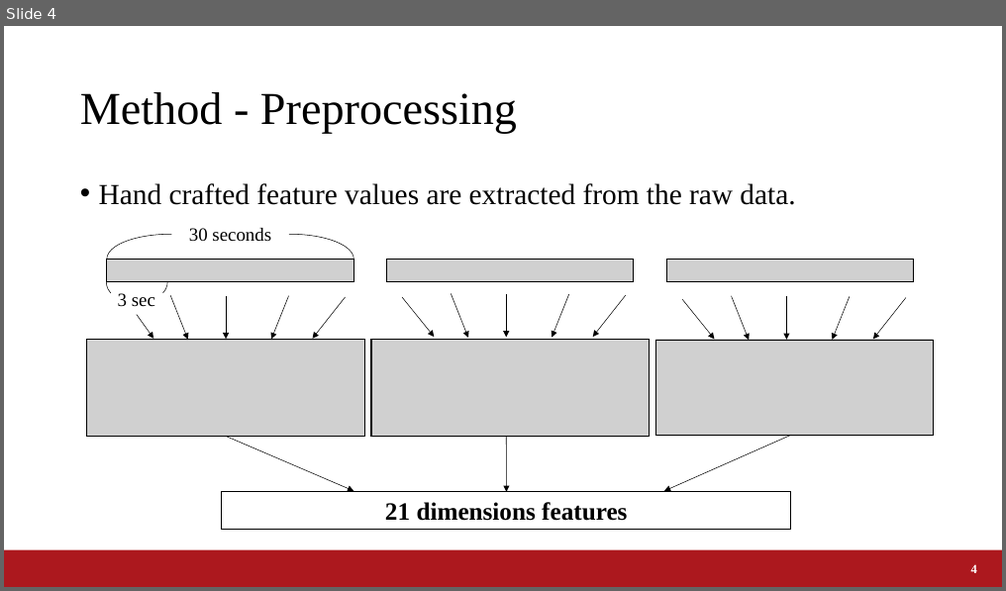
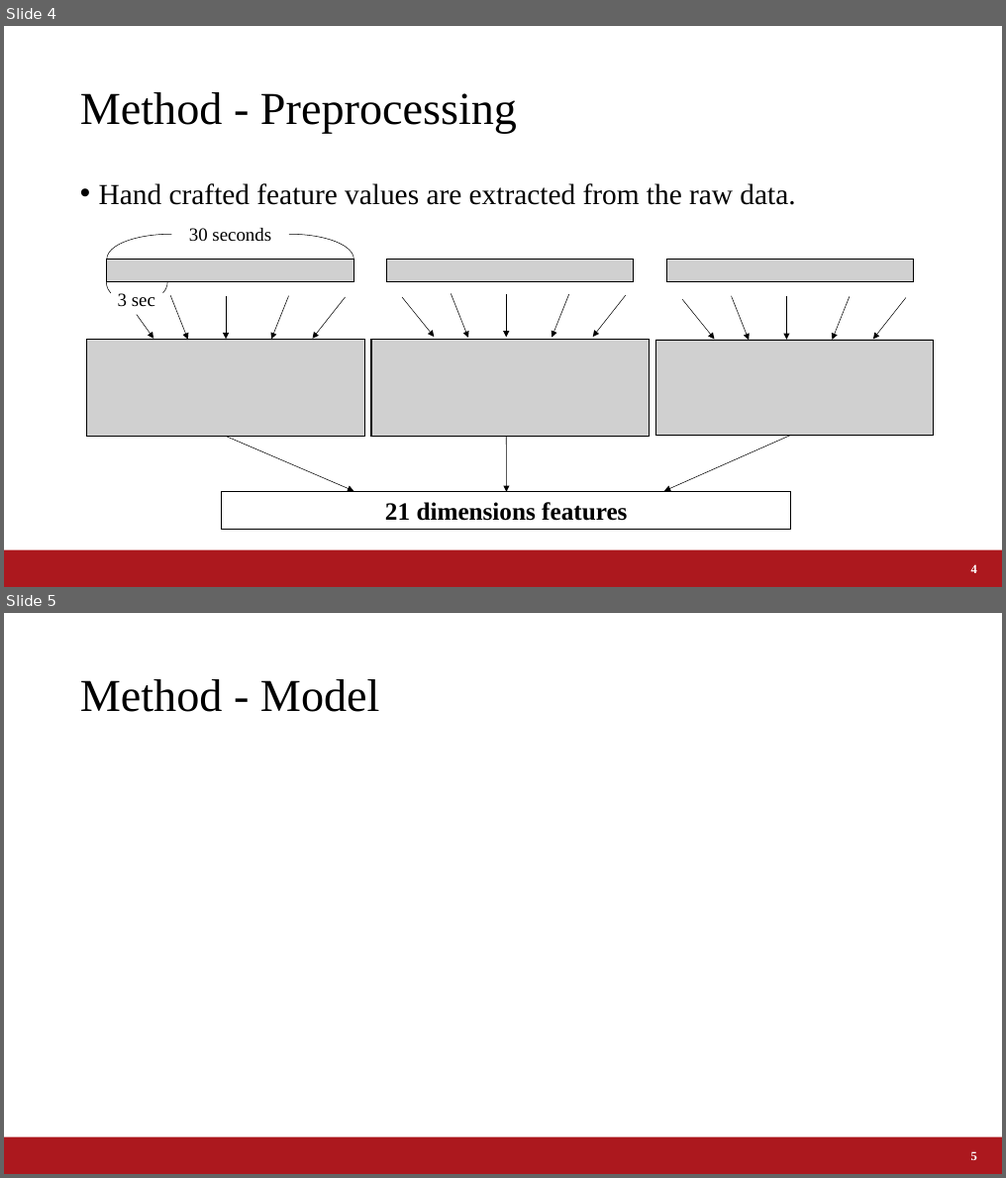
Before and after one commit to a2h1r0/lab, a slide deck: paper/ABC2020CookingChallenge/ABC2020_Fujii.pptx. Shown one above the other, each under a label of ours: slide 4 before the commit, slides 4 and 5 after it. The pictures are 1006x591 and 1006x1178 pixels, drawn with LibreOffice and Linux fonts; fonts in the diff are those of the drawing; grey boxes stand for pictures; background and template pictures are left out. Boxes give left, top, right and bottom in pixels: in the first picture for what was removed or moved away, otherwise in the second. Text is boxed around its words. In the diff, an @@ line names an element or a change of style, - is before the commit and + after.

```diff
--- a/paper/ABC2020CookingChallenge/ABC2020_Fujii.pptx
+++ b/paper/ABC2020CookingChallenge/ABC2020_Fujii.pptx
@@ slide 5 added at [4,613,1002,1174], background #FFFFFF; not listed: 1 template element that a slide beside it also shows @@
@@ title added at [80,679,380,712], 44 pt, text #000000 @@
+Method - Model
@@ page number added at [971,1152,977,1160], 12 pt, text #FFFFFF, bold @@
+5
```
